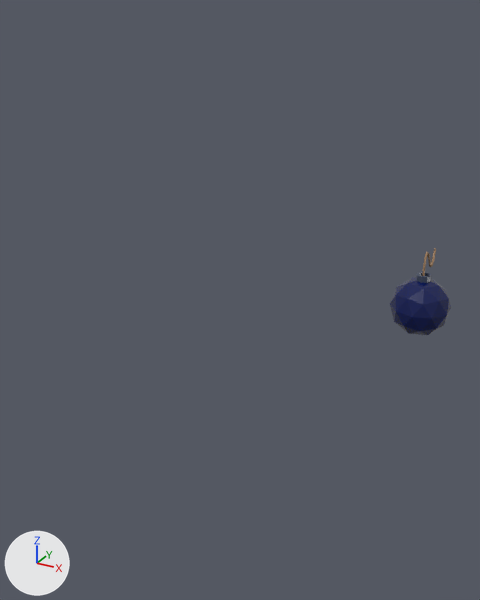
Before and after pictures for a commit that changed the Blender file models/bomb.blend.
The view is the same before and after, from a 50 mm lens placed at (2.26, -10.36, 5.06), pointed at (-3.16, -0.49, 0.13). The lights are fixed; the arrows at lower left show +X, +Y and +Z.

The older version as bpy lines, for what is in view:
```python
me_icosphere = bpy.data.meshes.new('Icosphere')
me_icosphere.from_pydata(...)  # 74 vertices, 106 faces; spans x -0.476..0.476, y -0.5..0.5, z -0.5..0.567
# faces by material slot: [80, 26]
me_icosphere.materials.append(mat_bomb_case)  # dark blue #011353
me_icosphere.materials.append(mat_bomb_tip)  # dark blue #3e475d
ob_bomb = bpy.data.objects.new('bomb', me_icosphere)
ob_bomb.location = (0.0, 0.0, 0.5)
```
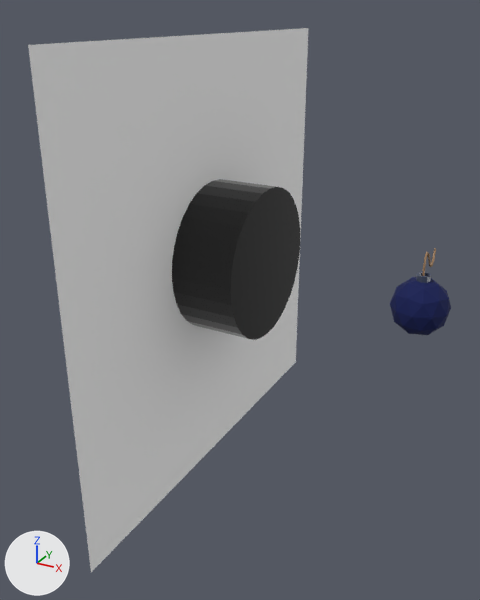
Location of each change, (x1, y1, x2, y2) in pixels of the pictures (480 x 600 px):
'Plane-noimp', added: after (28, 28, 308, 572)
'Cylinder-noimp', added (black): after (172, 179, 300, 340)

The change, as a diff of the scene's bpy script:
```diff
--- a/models/bomb.blend.py
+++ b/models/bomb.blend.py
@@ mat_material_001 @@
+mat_material_001 = principled_material('Material.001')
+mat_material_001.base_color = (0.00103, 0.00103, 0.00103)  # black #030303
+mat_material_001.roughness = 0.0
@@ mat_material_002 @@
+mat_material_002 = principled_material('Material.002')
+mat_material_002.base_color = (1.0, 1.0, 1.0)  # white #ffffff
+mat_material_002.roughness = 1.0
@@ me_cylinder @@
+me_cylinder.from_pydata(...)  # a 32-sided cylinder along z spanning x -1.0..1.0, y -1.0..1.0, z -1.0..1.0
+me_cylinder.materials.append(mat_material_001)  # black #030303
@@ me_plane @@
+me_plane.from_pydata([(-1.0, -1.0, 0.0), (1.0, -1.0, 0.0), (-1.0, 1.0, 0.0), (1.0, 1.0, 0.0)], [], [(0, 1, 3, 2)])
+me_plane.materials.append(mat_material_002)  # white #ffffff
@@ ob_cylinder_noimp @@
+ob_cylinder_noimp = bpy.data.objects.new('Cylinder-noimp', me_cylinder)
+ob_cylinder_noimp.location = (-4.26, 0.0, 0.73)
+ob_cylinder_noimp.rotation_euler = (0.0, 1.571, 0.0)  # degrees (0, 90, 0)
+ob_cylinder_noimp.scale = (1.42, 1.42, 1.42)
@@ ob_plane_noimp @@
+ob_plane_noimp = bpy.data.objects.new('Plane-noimp', me_plane)
+ob_plane_noimp.location = (-4.01, 0.0, 0.5)
+ob_plane_noimp.rotation_euler = (0.0, 1.571, 0.0)  # degrees (0, 90, 0)
+ob_plane_noimp.scale = (4.16, 4.16, 4.16)
```
